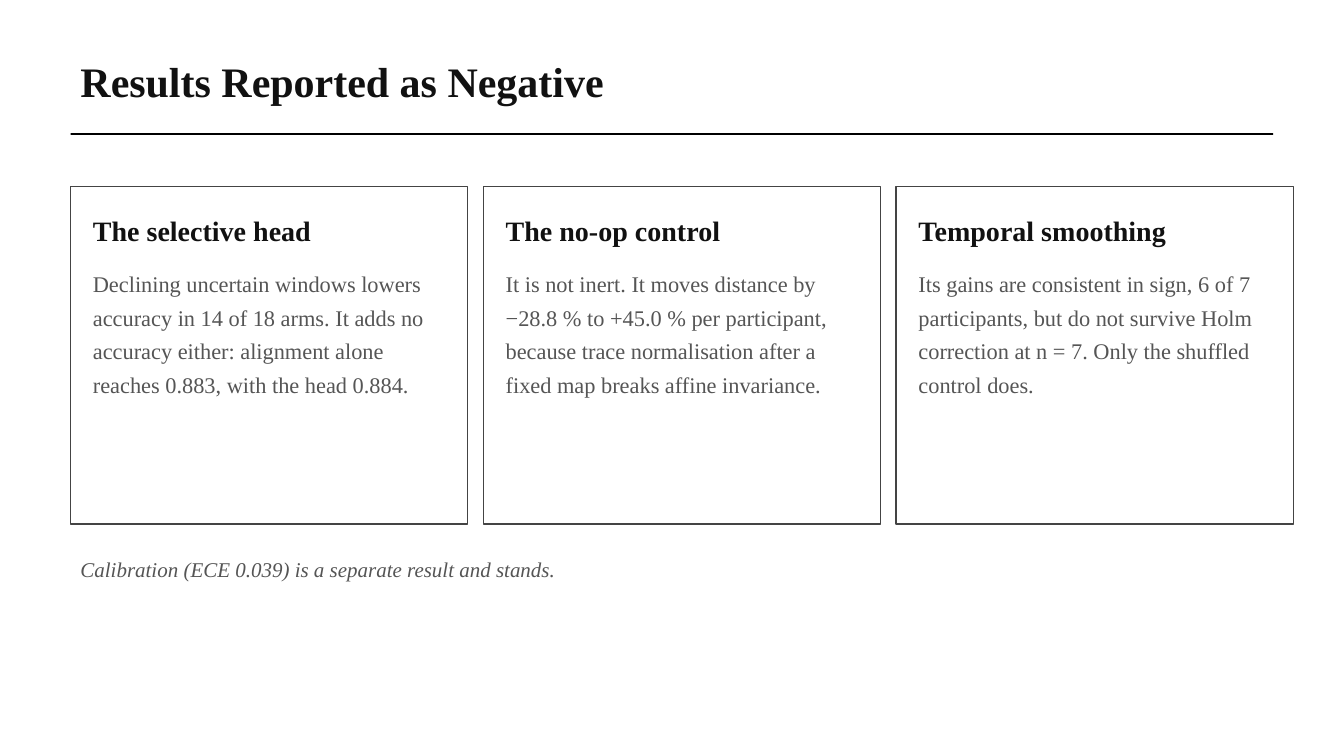
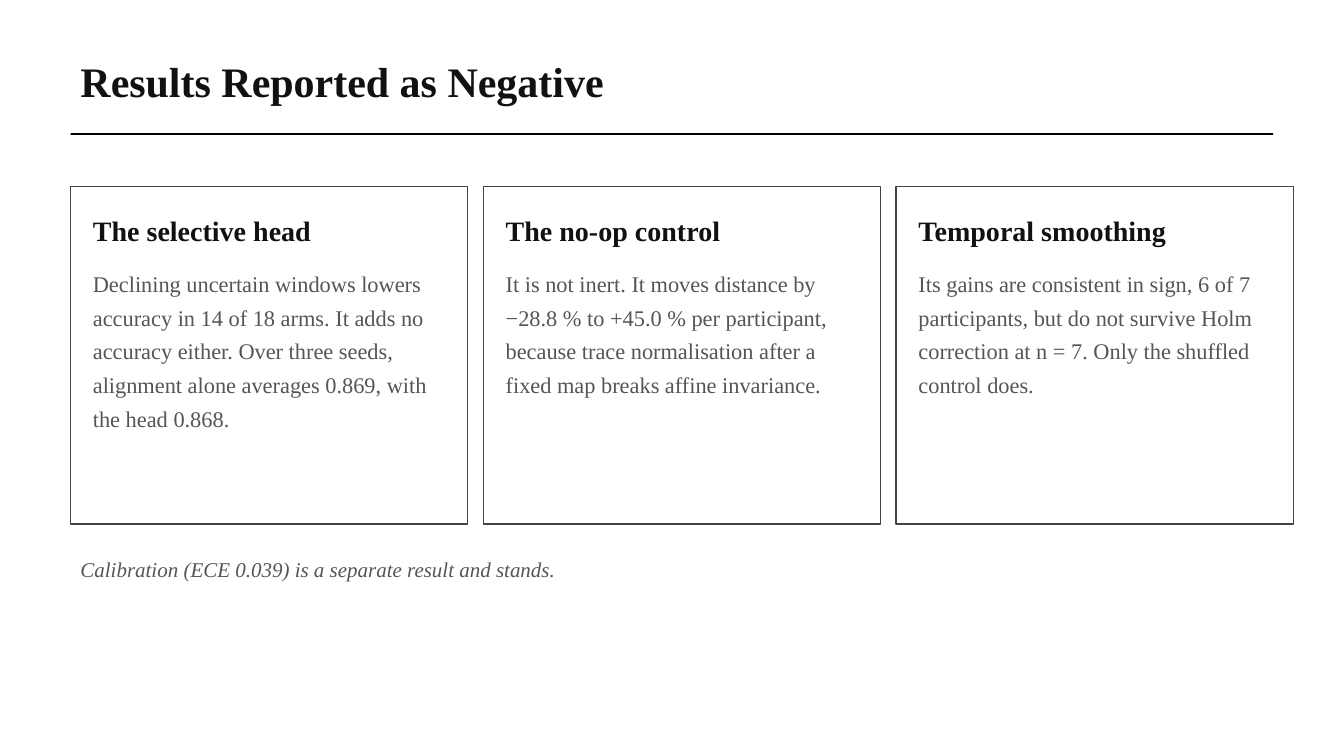
Before and after one commit to wshuv-o/calmnet, a slide deck: slide 13 of presentation/Updated_manuscript_presentation.pptx. Drawn at 1344x756 pixels with LibreOffice and Linux fonts; fonts in the diff are those of the drawing. Boxes give left, top, right and bottom in pixels: in the first picture for what was removed or moved away, otherwise in the second. Text is boxed around its words. In the diff, an @@ line names an element or a change of style, - is before the commit and + after.

```diff
--- a/presentation/Updated_manuscript_presentation.pptx
+++ b/presentation/Updated_manuscript_presentation.pptx
@@ text in rectangle at bbox=[93, 276, 427, 428]: text changed @@
-Declining uncertain windows lowers accuracy in 14 of 18 arms. It adds no accuracy either: alignment alone reaches 0.883, with the head 0.884.
+Declining uncertain windows lowers accuracy in 14 of 18 arms. It adds no accuracy either. Over three seeds, alignment alone averages 0.869, with the head 0.868.
```
Also in this commit, not shown: 11 other files.
